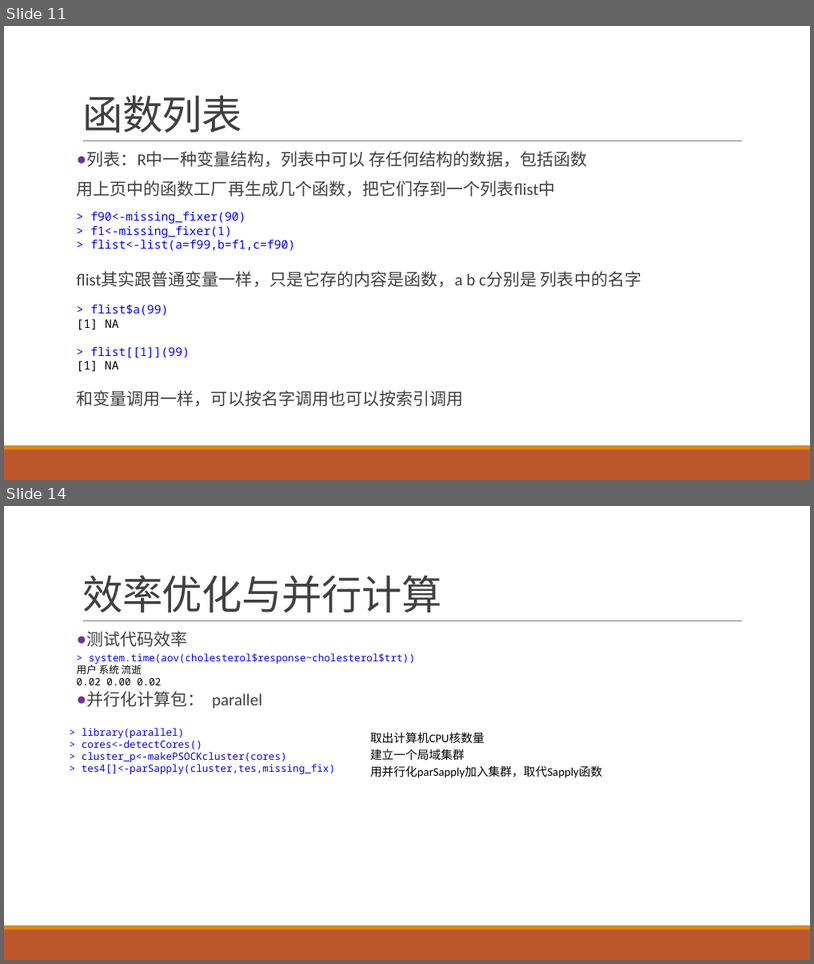
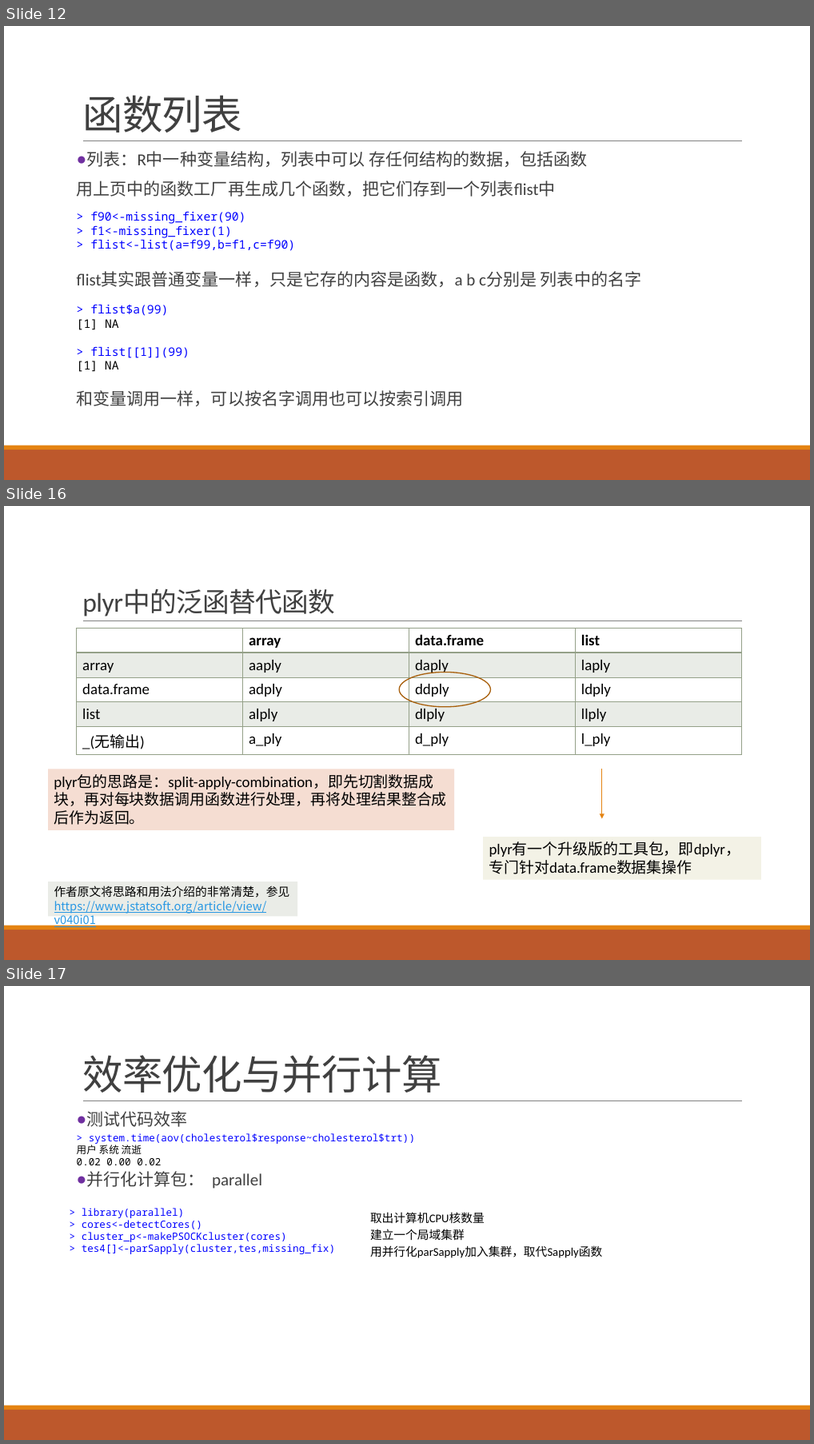
Before and after one commit to exoplanetX/DataAnalytics, a slide deck: 实验-6-函数式编程.pptx. Shown one above the other, each under a label of ours: slides 11 and 14 before the commit, slides 12, 16 and 17 after it; the slides between them are not shown. The pictures are 814x964 and 814x1444 pixels, drawn with LibreOffice and Linux fonts; fonts in the diff are those of the drawing. Boxes give left, top, right and bottom in pixels: in the first picture for what was removed or moved away, otherwise in the second. Text is boxed around its words. In the diff, an @@ line names an element or a change of style, - is before the commit and + after.

```diff
--- a/实验-6-函数式编程.pptx
+++ b/实验-6-函数式编程.pptx
@@ slide 16 added at bbox=[4, 506, 810, 960], background #FFFFFF; not listed: 3 template elements that a slide beside it also shows @@
@@ title added at bbox=[82, 590, 335, 616], 32 pt, text #404040 @@
+plyr中的泛函替代函数
@@ table added at bbox=[77, 628, 742, 752], 5 rows, 4 columns @@
+ | array | data.frame | list
+array | aaply | daply | laply
+data.frame | adply | ddply | ldply
+list | alply | dlply | llply
+_(无输出) | a_ply | d_ply | l_ply
@@ ellipse added at bbox=[400, 672, 491, 706], outline #A9610D 1.25 pt @@
@@ rectangle added at bbox=[48, 768, 454, 830], fill #F5DDD2, 18 pt, text #000000 @@
+plyr包的思路是：split-apply-combination，即先切割数据成块，再对每块数据调用函数进行处理，再将处理结果整合成后作为返回。
@@ arrow added from (602, 768) to (602, 819), #E48312 1 pt @@
@@ rectangle added at bbox=[484, 836, 762, 880], fill #F3F2E6, 18 pt, text #000000 @@
+plyr有一个升级版的工具包，即dplyr，专门针对data.frame数据集操作
@@ rectangle added at bbox=[48, 882, 298, 916], fill #EAECE7, 14 pt, text #2998E3, underline @@
+作者原文将思路和用法介绍的非常清楚，参见
+https://www.jstatsoft.org/article/view/v040i01
@@ what was slide 11 is now slide 12 @@
@@ what was slide 14 is now slide 17 @@
```
Also in this commit, not shown: 3 slides changed, 3 other slides added, 1 slide removed, 2 other files.
